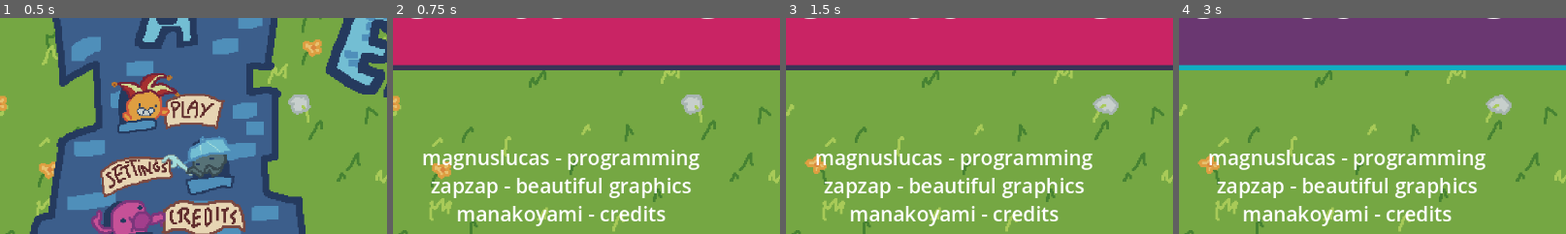
Above: before the commit, frames 1-4 (left to right).
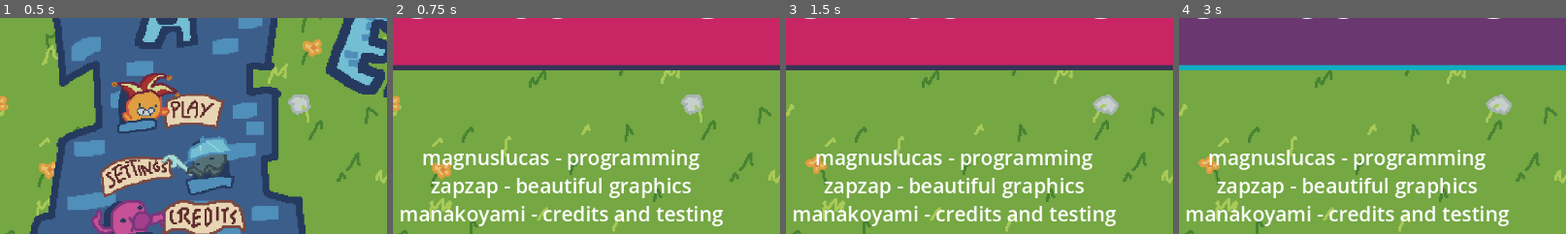
Above: after the commit, the same moments.

Repository: MagnusLucas/BrackeysAugust26
Game: Godot game, scene res://scenes/main_menu.tscn
The game is run twice, just before and just after one commit, with the same random seed, the same clock (stepped at 60 frames per second) and the same inputs. The engine's default icon, where the game draws it, is replaced by a stand-in: a white triangle on a blue panel in a dark square.
Inputs (mouse positions are % of the whole screen's width and height, from its top left):
- Up to frame 1 (0.5 s): no input
- Up to frame 2 (0.75 s): click (50, 77) at 0.5 s
- Up to frame 3 (1.5 s): move the mouse to (72, 45) at 1.27 s; click (72, 45) at 1.42 s
- Up to frame 4 (3 s): move the mouse to (30, 55) at 2.02 s; click (30, 55) at 2.17 s; move the mouse to (60, 28) at 2.77 s; click (60, 28) at 2.92 s
The pictures show only the part of the screen within x 28-78%, y 28-78%; the shares and areas given below are measured in that part.

Frame 1 is identical in both runs. In frame 2, 3.1% of the frame differs, in the area x 2-86%, y 86-97%; in frame 3, 3.1%; in frame 4, 3.1%.

Commit message:
credits updated

Diff:
--- a/scenes/credits.tscn
+++ b/scenes/credits.tscn
@@ -67,7 +67,7 @@
 theme_override_font_sizes/normal_font_size = 30
 text = "magnuslucas - programming
 zapzap - beautiful graphics
-manakoyami - credits"
+manakoyami - credits and testing"
 fit_content = true
 horizontal_alignment = 1
 
